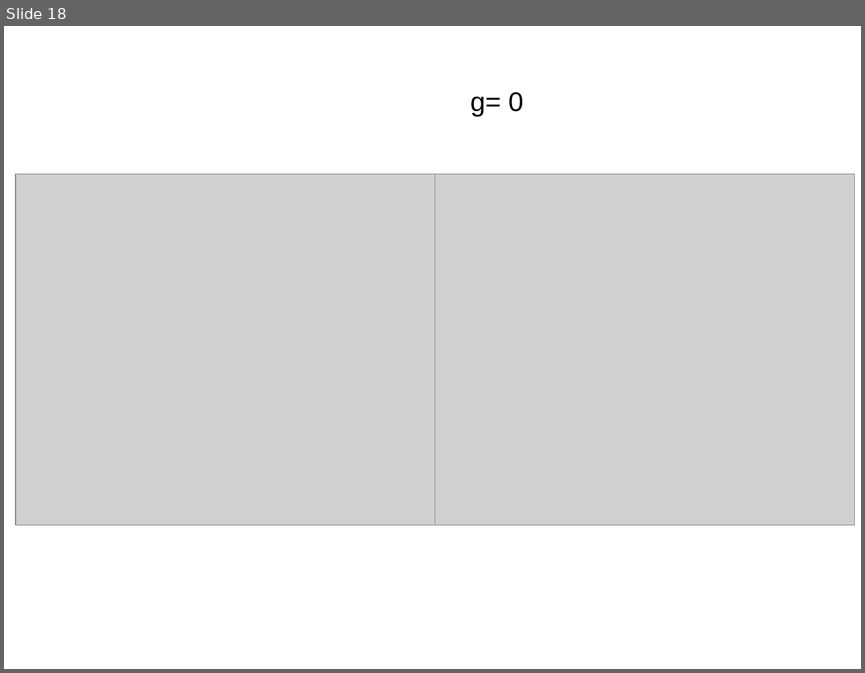
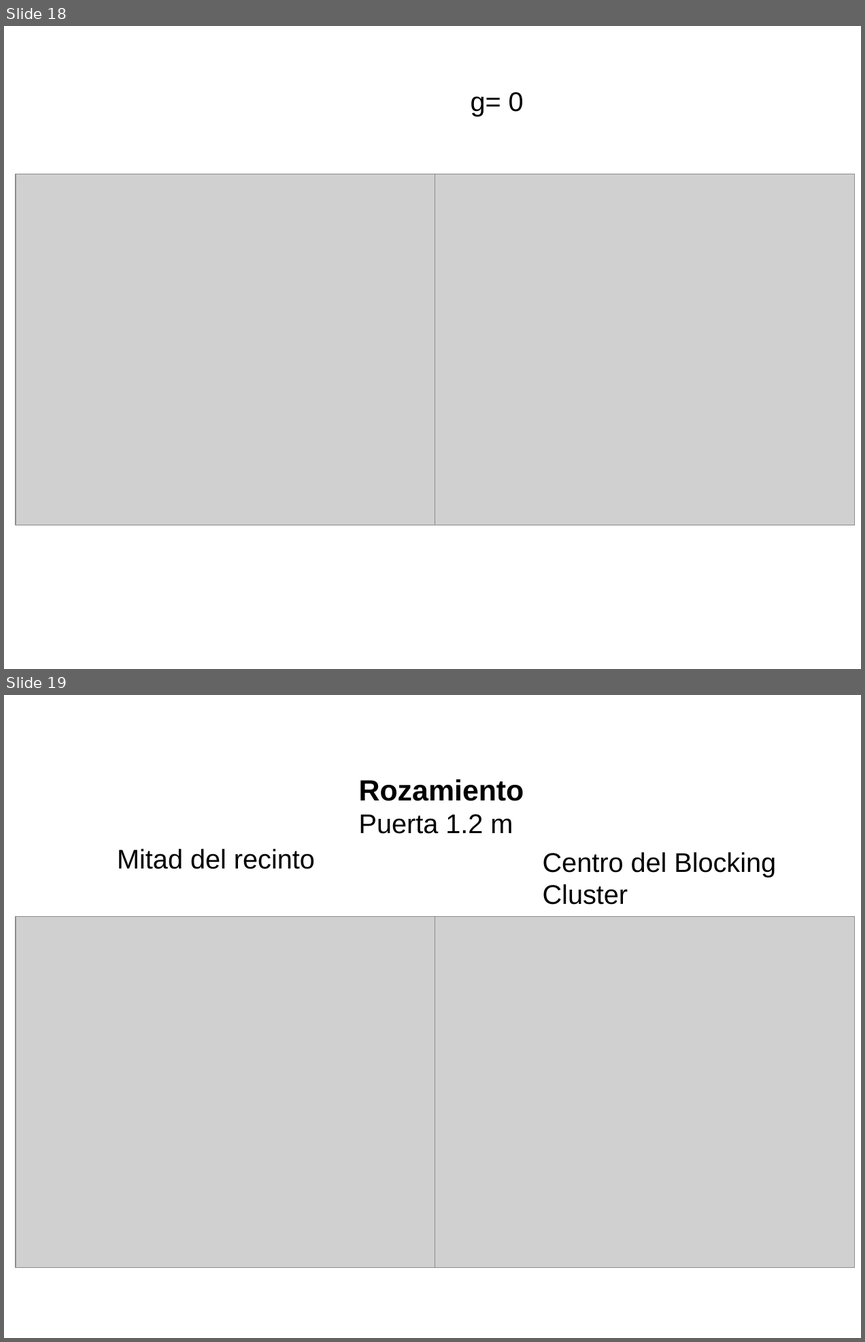
Before and after one commit to ignaciosticco/super_ath, a slide deck: present_superath1.odp. Shown one above the other, each under a label of ours: slide 18 before the commit, slides 18 and 19 after it. The pictures are 865x673 and 865x1342 pixels, drawn with LibreOffice and Linux fonts; fonts in the diff are those of the drawing; grey boxes stand for pictures. Boxes give left, top, right and bottom in pixels: in the first picture for what was removed or moved away, otherwise in the second. Text is boxed around its words. In the diff, an @@ line names an element or a change of style, - is before the commit and + after.

Commit message:
Rozamiento para otras regiones mas alla del BC

```diff
--- a/present_superath1.odp
+++ b/present_superath1.odp
@@ slide 19 added at box(4, 695, 861, 1338), background #FFFFFF @@
@@ text added at box(359, 779, 524, 834), 27 pt, text #000000, bold @@
+Rozamiento
+Puerta 1.2 m
@@ text added at box(117, 849, 315, 869), 25 pt, text #000000 @@
+Mitad del recinto
@@ text added at box(543, 852, 776, 904), 25 pt, text #000000 @@
+Centro del Blocking Cluster
@@ picture added at box(16, 916, 436, 1268) @@
@@ picture added at box(434, 917, 855, 1268) @@
```
Also in this commit, not shown: 11 other files.
